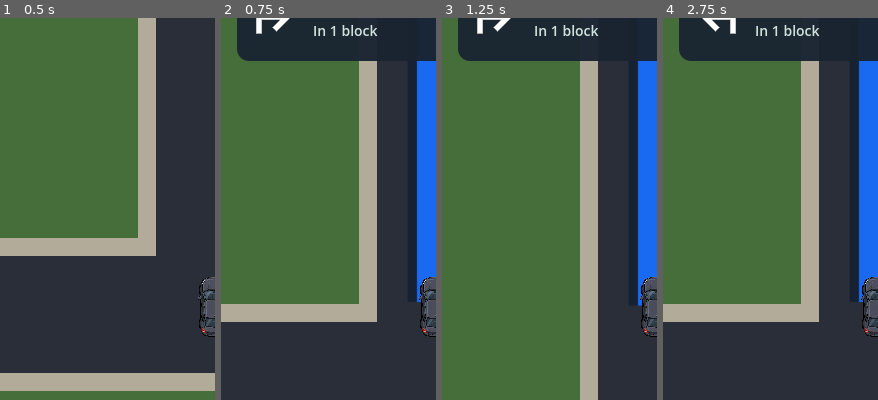
Above: before the commit, frames 1-4 (left to right).
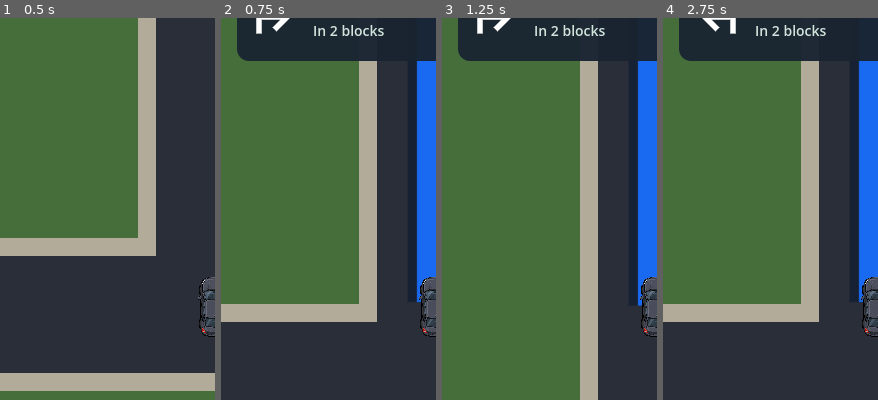
Above: after the commit, the same moments.

Repository: patrickcallahancomedy/comedian
Game: Godot game, scene res://scenes/drive/drive_module.tscn
Same seed, same stepped clock (60 frames per second), same inputs: the game is played once before the commit and once after it.
Inputs (mouse positions are % of the whole screen's width and height, from its top left):
- Up to frame 1 (0.5 s): no input
- Up to frame 2 (0.75 s): click "START" at 0.5 s
- Up to frame 3 (1.25 s): no input
- Up to frame 4 (2.75 s): tap Enter (ui_accept) at 1.25, 1.52 s; move the mouse to (72, 45) at 1.27 s; hold Right 1.28-2 s; tap Space at 1.35 s; click (72, 45) at 1.42 s; drag from (30, 55) to (45, 70) at 2.02 s
The pictures show only the part of the screen within x 0-50%, y 7-57%; the shares and areas given below are measured in that part.

Frame 1 is identical in both runs. In frame 2, 0.1% of the frame differs, in the area x 50-76%, y 2-5%; in frame 3, 0.1%; in frame 4, 0.1%.

Commit message:
Fix GPS block count off by one

Diff:
--- a/godot/scripts/drive/drive_navigation.gd
+++ b/godot/scripts/drive/drive_navigation.gd
@@ -338,10 +338,13 @@
 				if drive.road_kind == "neighborhood"
 				else drive.city_cell
 			)
+			# Count the current road segment as a block too. The previous
+			# Manhattan-distance count consistently read one block too low in play.
 			var blocks: int = maxi(
 				1,
 				abs(turn_cell.x - current_cell.x)
 				+ abs(turn_cell.y - current_cell.y)
+				+ 1
 			)
 			return {
 				"turn": turn,
